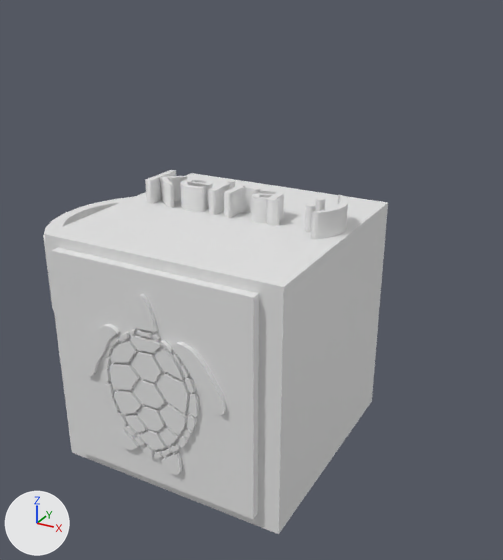
The Blender file keychain01_keira_v01.blend, before and after one commit.
Rendered twice from a camera (50 mm lens) standing at (8.11, -13.55, 9.18) and looking at (0.43, 0.4, 2.2). The lights are fixed; the arrows at lower left show +X, +Y and +Z. The older version comes first.

Objects in the first picture: 'Cube', 'Cylinder', 'Text', 'turtle stencil'.
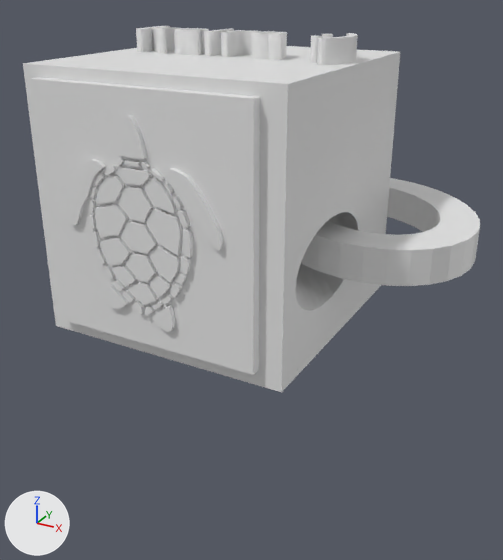
Changed parts and their boxes [x1, y1, x2, y2] in the pictures (503 x 560 px):
'turtle stencil', moved
    before: [51, 247, 259, 519]
    after: [30, 77, 260, 375]
'Cube', reshaped, moved (10% wider)
    before: [44, 173, 388, 534]
    after: [23, 46, 400, 392]
'Cylinder.004', added
    after: [301, 178, 480, 286]
'Text', moved
    before: [145, 170, 348, 239]
    after: [136, 26, 358, 65]
'Cylinder', hidden (mostly hidden)
    before: [43, 196, 135, 311]
part 1 of me_cube_001, reshaped
    before: [279, 203, 388, 533]
    after: [282, 52, 400, 391]

Edits to the bpy script that builds the scene:
```text
Change me_cube_001:
    used by ob_cube; location = (0.0, 0.0, 0.92); scale = (2.96, 2.96, 2.96)
    remove me_cube_001.from_pydata(...)  # 8 vertices, 6 faces; spans x -1.0..1.0, y -1.0..1.0, z -1.0..1.0
    add me_cube_001.from_pydata(...)  # 72 vertices, 40 faces; spans x -1.0..1.0, y -1.0..1.0, z -1.0..1.0
    me_cube_001 part 1
    2 faces are deleted
    64 vertices are added at x -0.35..1.0, y -0.83..1.0, z -0.63..0.01
    36 new faces join them
Add me_cylinder_004:
    me_cylinder_004.from_pydata(...)  # 268 vertices, 144 faces; spans x -1.0..1.0, y -1.0..1.0, z -1.0..1.0
Change ob_cube:
    ob_cube.location: (0.0, 0.0, 0.92) -> (0.0, 0.0, 4.56)
Change ob_cylinder:
    add ob_cylinder.hide_set(True)
Change ob_turtle_stencil:
    ob_turtle_stencil.location: (0.14, -2.79, -0.89) -> (0.14, -2.79, 2.75)
Change ob_text:
    ob_text.location: (-2.48, 0.0, 3.49) -> (-2.48, 0.0, 7.04)
Add ob_cylinder_004:
    ob_cylinder_004 = bpy.data.objects.new('Cylinder.004', me_cylinder_004)
    ob_cylinder_004.location = (2.79, 2.07, 3.62)
    ob_cylinder_004.rotation_euler = (0.0, 0.0, 0.79)  # degrees (0, 0, 45)
    ob_cylinder_004.scale = (2.36, 3.01, 0.402)
```
